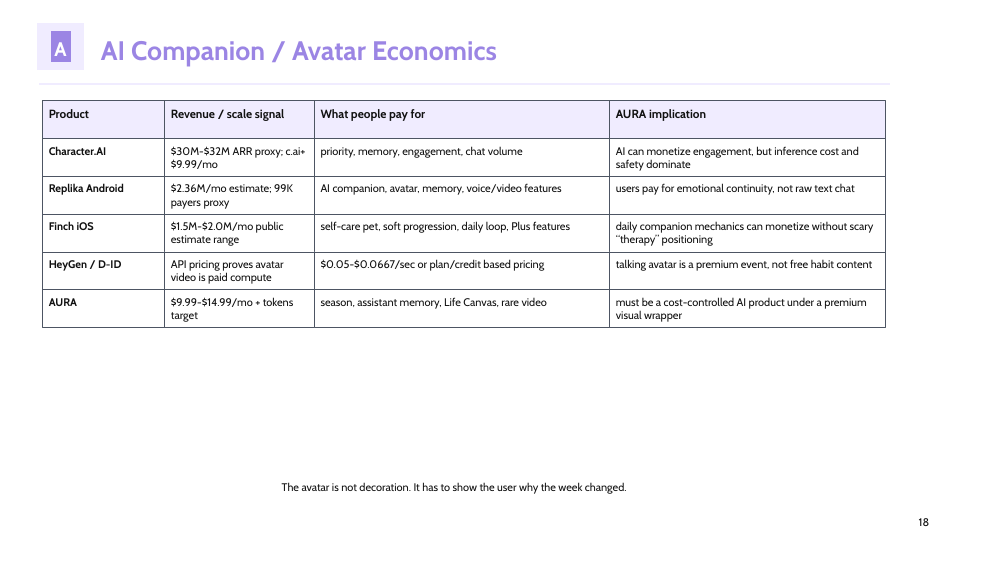
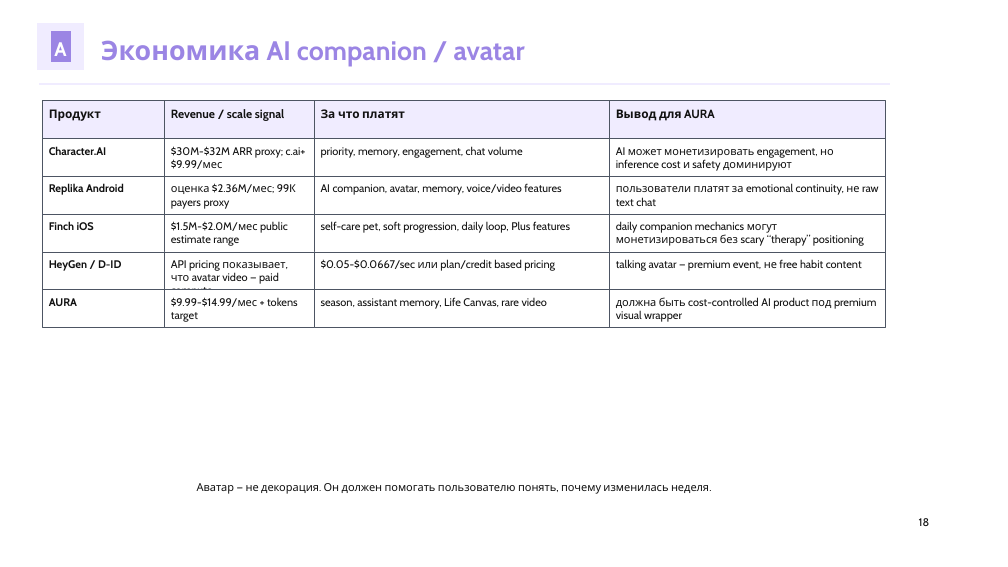
Before and after one commit to kirbudilov01/alina-research, a slide deck: slide 18 of output/pptx/AURA_TRENDVI_STYLE_DECK.pptx. Drawn at 1008x567 pixels with LibreOffice and Linux fonts; fonts in the diff are those of the drawing. Boxes give left, top, right and bottom in pixels: in the first picture for what was removed or moved away, otherwise in the second. Text is boxed around its words. In the diff, an @@ line names an element or a change of style, - is before the commit and + after.

Commit message:
Translate AURA deck to Russian and clarify pricing

```diff
--- a/output/pptx/AURA_TRENDVI_STYLE_DECK.pptx
+++ b/output/pptx/AURA_TRENDVI_STYLE_DECK.pptx
@@ text at (x1=101, y1=40, x2=525, y2=67): text changed @@
-AI Companion / Avatar Economics
+Экономика AI companion / avatar
@@ text at (x1=49, y1=109, x2=101, y2=121): text changed @@
-Product
+Продукт
@@ text at (x1=321, y1=109, x2=405, y2=118): text changed @@
-What people pay for
+За что платят
@@ text at (x1=616, y1=109, x2=715, y2=121): text changed @@
-AURA implication
+Вывод для AURA
@@ text at (x1=171, y1=146, x2=306, y2=169): text changed @@
-$30M-$32M ARR proxy; c.ai+ $9.99/mo
+$30M-$32M ARR proxy; c.ai+ $9.99/мес
@@ text at (x1=616, y1=147, x2=834, y2=171): text changed @@
-AI can monetize engagement, but inference cost and safety dominate
+AI может монетизировать engagement, но inference cost и safety доминируют
@@ text at (x1=171, y1=183, x2=296, y2=209): text changed @@
-$2.36M/mo estimate; 99K payers proxy
+оценка $2.36M/мес; 99K payers proxy
@@ text at (x1=616, y1=183, x2=879, y2=206): text changed @@
-users pay for emotional continuity, not raw text chat
+пользователи платят за emotional continuity, не raw text chat
@@ text at (x1=171, y1=221, x2=288, y2=246): text changed @@
-$1.5M-$2.0M/mo public estimate range
+$1.5M-$2.0M/мес public estimate range
@@ text at (x1=616, y1=221, x2=864, y2=246): text changed @@
-daily companion mechanics can monetize without scary “therapy” positioning
+daily companion mechanics могут монетизироваться без scary “therapy” positioning
@@ text at (x1=171, y1=260, x2=285, y2=290): text changed @@
-API pricing proves avatar video is paid compute
+API pricing показывает, что avatar video — paid compute
@@ text at (x1=321, y1=259, x2=555, y2=271): text changed @@
-$0.05-$0.0667/sec or plan/credit based pricing
+$0.05-$0.0667/sec или plan/credit based pricing
@@ text at (x1=616, y1=259, x2=862, y2=271): text changed @@
-talking avatar is a premium event, not free habit content
+talking avatar — premium event, не free habit content
@@ text at (x1=171, y1=297, x2=298, y2=322): text changed @@
-$9.99-$14.99/mo + tokens target
+$9.99-$14.99/мес + tokens target
@@ text at (x1=616, y1=297, x2=876, y2=322): text changed @@
-must be a cost-controlled AI product under a premium visual wrapper
+должна быть cost-controlled AI product под premium visual wrapper
@@ text at (x1=197, y1=483, x2=709, y2=494): text changed @@
-The avatar is not decoration. It has to show the user why the week changed.
+Аватар — не декорация. Он должен помогать пользователю понять, почему изменилась неделя.
```
Also in this commit, not shown: 35 other slides changed, 2 slides added, 2 slides removed, 4 other files.
